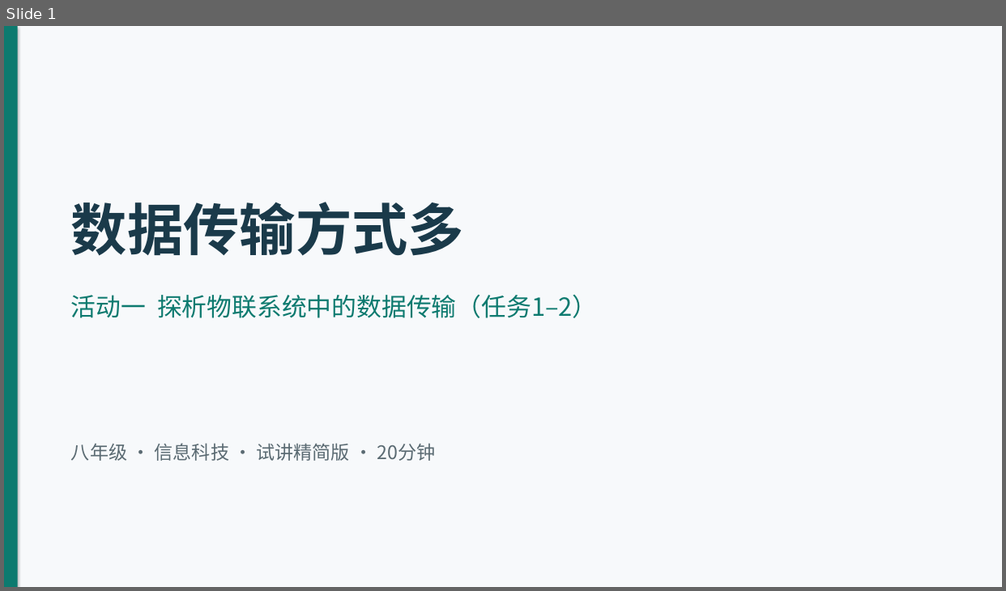
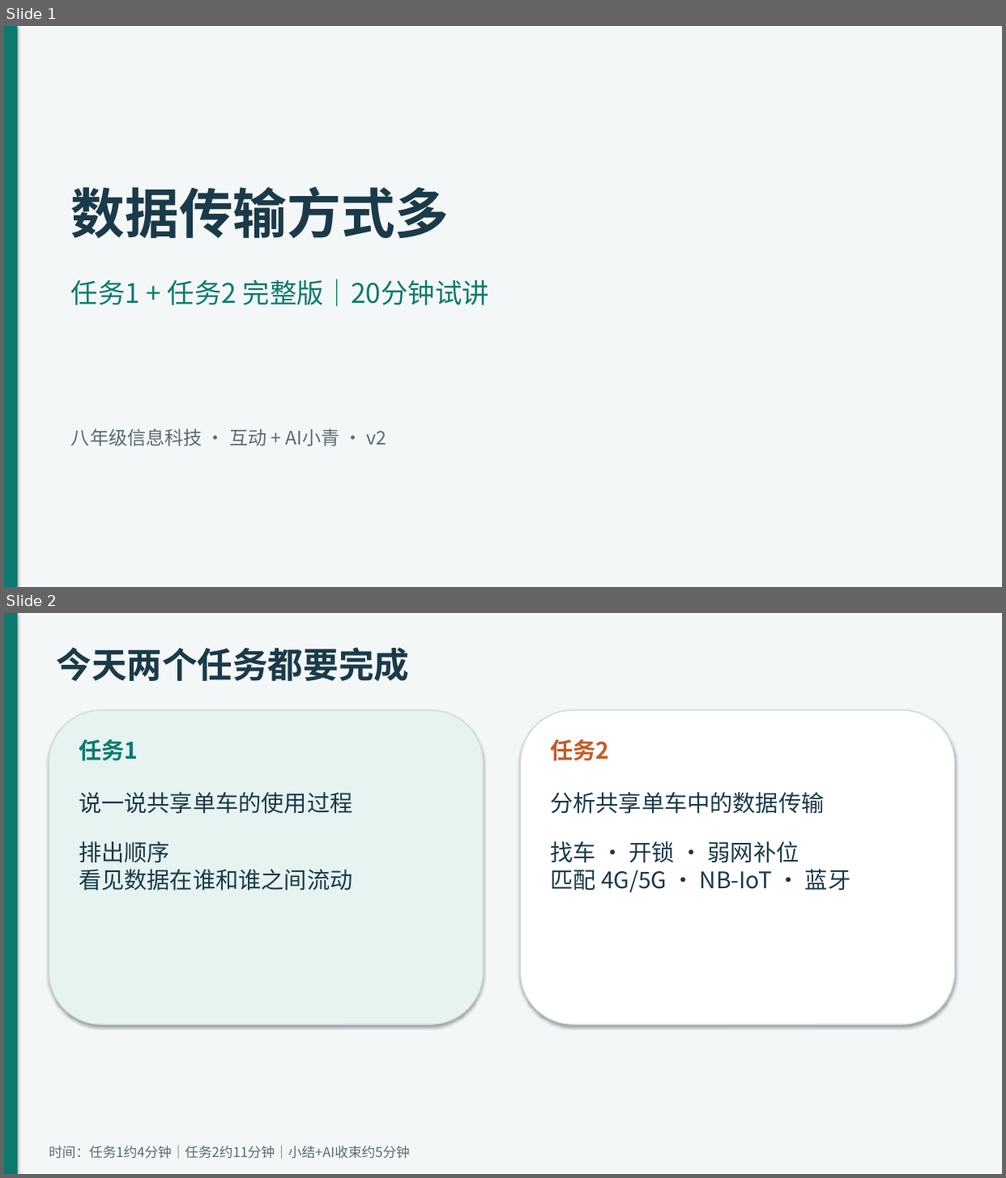
Before and after one commit to Estherqian24/EstherBlog, a slide deck: 第6课-试讲精简版-任务一二-20分钟.pptx. Shown one above the other, each under a label of ours: slide 1 before the commit, slides 1 and 2 after it. The pictures are 1006x591 and 1006x1178 pixels, drawn with LibreOffice and Linux fonts; fonts in the diff are those of the drawing. Boxes give left, top, right and bottom in pixels: in the first picture for what was removed or moved away, otherwise in the second. Text is boxed around its words. In the diff, an @@ line names an element or a change of style, - is before the commit and + after.

```diff
--- a/第6课-试讲精简版-任务一二-20分钟.pptx
+++ b/第6课-试讲精简版-任务一二-20分钟.pptx
@@ slide 2 added at (4, 613, 1002, 1174), background #FFFFFF @@
@@ rectangle added at (4, 613, 1002, 1174), fill #F4F7F8 @@
@@ rectangle added at (4, 613, 18, 1174), fill #0D7A6F @@
@@ text added at (56, 647, 409, 681), 34 pt, text #1A3A4A, bold @@
+今天两个任务都要完成
@@ rounded rectangle added at (49, 710, 484, 1024), fill #E6F3F1, outline #D0DAE0 1 pt @@
@@ rounded rectangle added at (521, 710, 955, 1024), fill #FFFFFF, outline #D0DAE0 1 pt @@
@@ text added at (79, 739, 138, 761), 22 pt, text #0D7A6F, bold @@
+任务1
@@ text added at (550, 739, 609, 761), 22 pt, text #C45C26, bold @@
+任务2
@@ text added at (79, 792, 352, 891), 22 pt, text #1A3A4A @@
+说一说共享单车的使用过程
+排出顺序
+看见数据在谁和谁之间流动
@@ text added at (550, 792, 850, 892), 22 pt, text #1A3A4A @@
+分析共享单车中的数据传输
+找车 · 开锁 · 弱网补位
+匹配 4G/5G · NB-IoT · 蓝牙
@@ text added at (49, 1145, 410, 1159), 13 pt, text #5A6A72 @@
+时间：任务1约4分钟｜任务2约11分钟｜小结+AI收束约5分钟
@@ slide 1 changed as well @@
@@ rectangle at (4, 26, 1002, 587): fill #F7F9FB to #F4F7F8 @@
@@ text "数据传输方式多": place and size @@
-text "数据传输方式多" at (71, 202, 464, 256)
+text "数据传输方式多" at (71, 186, 450, 238)
@@ text "数据传输方式多" at (71, 186, 450, 238): size 54 to 52 pt @@
@@ text at (71, 279, 489, 306): text changed; size 24 to 26 pt @@
-活动一 探析物联系统中的数据传输（任务1–2）
+任务1 + 任务2 完整版｜20分钟试讲
@@ text at (71, 429, 387, 446): text changed @@
-八年级 · 信息科技 · 试讲精简版 · 20分钟
+八年级信息科技 · 互动 + AI小青 · v2
```
Also in this commit, not shown: 1 other slide changed, 8 other slides added, 8 slides removed, 2 other files.
